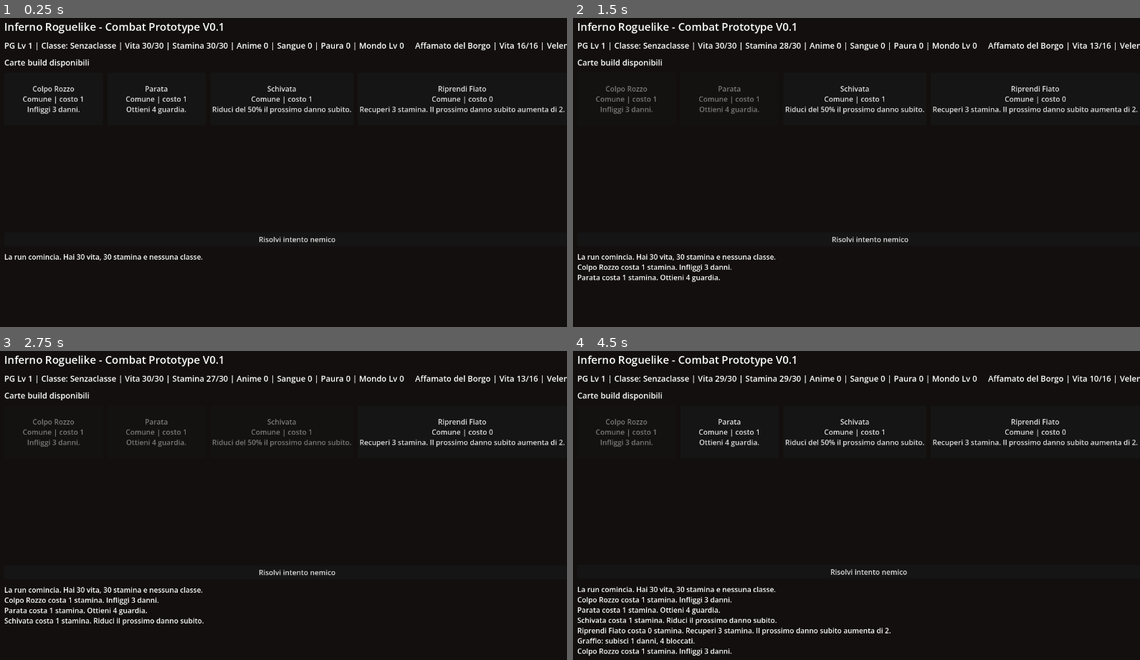
Above: before the commit, frames 1-4 (two rows, left to right).
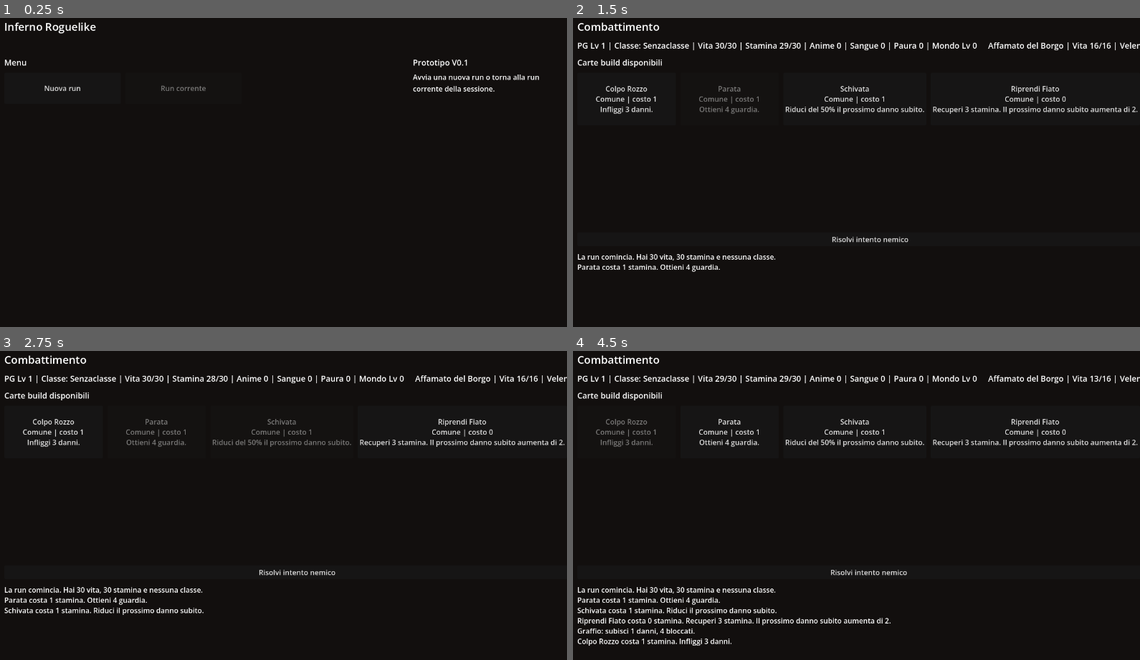
Above: after the commit, the same moments.

Repository: Chivas1504/Gioco
Game: Godot game, scene res://scenes/main.tscn
Same seed, same stepped clock (60 frames per second), same inputs: the game is played once before the commit and once after it.
Inputs (mouse positions are in pixels of both pictures, inside the frame that each line leads up to):
- Up to frame 1 (0.25 s): no input
- Up to frame 2 (1.5 s): click (624, 98) at 0.5 s, where only the run before the commit has a clickable "Colpo Rozzo Comune | costo 1 …"; click "Parata Comune | costo 1 Ottie…" at 1.25 s
- Up to frame 3 (2.75 s): click "Schivata Comune | costo 1 Rid…" at 2 s
- Up to frame 4 (4.5 s): click "Riprendi Fiato Comune | costo…" at 2.75 s; click "Risolvi intento nemico" at 3.5 s; click "Colpo Rozzo Comune | costo 1 …" at 4.25 s

The runs differ from the first frame. In frame 1, 3.7% of the frame differs, in the area x 0-100%, y 1-79%; in frame 2, 1.3%; in frame 3, 1.8%; in frame 4, 3.4%.

Commit message:
Add start menu and safe area flow

Diff:
--- a/scripts/main.gd
+++ b/scripts/main.gd
@@ -1,17 +1,8 @@
 extends Control
 
-var run_state = RunState.new()
-var combat_state = CombatState.new()
-var log_lines: Array = []
-
-var player_label: Label
-var enemy_label: Label
-var intent_label: Label
-var log_label: RichTextLabel
-var card_grid: GridContainer
-var safe_panel: VBoxContainer
-var end_intent_button: Button
-var defeat_snapshot_saved = false
+const SCREEN_MENU = "menu"
+const SCREEN_COMBAT = "combat"
+const SCREEN_SAFE = "safe"
 
 const REWARD_POOL = [
 	"warrior_clean_slash",
@@ -20,11 +11,26 @@
 	"vampire_crimson_bite",
 ]
 
+var run_state = RunState.new()
+var combat_state = CombatState.new()
+var log_lines: Array = []
+var screen_mode = SCREEN_MENU
+var has_current_run = false
+
+var screen_title: Label
+var player_label: Label
+var enemy_label: Label
+var intent_label: Label
+var log_label: RichTextLabel
+var cards_title: Label
+var card_grid: GridContainer
+var safe_panel: VBoxContainer
+var end_intent_button: Button
+var defeat_snapshot_saved = false
+
 func _ready() -> void:
-	run_state.start_new_run()
-	_start_new_combat()
 	_build_ui()
-	_push_log("La run comincia. Hai 30 vita, 30 stamina e nessuna classe.")
+	_show_start_menu()
 	_refresh_ui()
 
 
@@ -43,10 +49,10 @@
 	root.offset_bottom = -20
 	add_child(root)
 
-	var title = Label.new()
-	title.text = "Inferno Roguelike - Combat Prototype V0.1"
-	title.add_theme_font_size_override("font_size", 24)
-	root.add_child(title)
+	screen_title = Label.new()
+	screen_title.text = "Inferno Roguelike - Combat Prototype V0.1"
+	screen_title.add_theme_font_size_override("font_size", 24)
+	root.add_child(screen_title)
 
 	var status_row = HBoxContainer.new()
 	status_row.add_theme_constant_override("separation", 24)
@@ -74,7 +80,7 @@
 	left_column.add_theme_constant_override("separation", 10)
 	content_row.add_child(left_column)
 
-	var cards_title = Label.new()
+	cards_title = Label.new()
 	cards_title.text = "Carte build disponibili"
 	cards_title.add_theme_font_size_override("font_size", 18)
 	left_column.add_child(cards_title)
@@ -104,6 +110,30 @@
 	root.add_child(log_label)
 
 
+func _show_start_menu() -> void:
+	screen_mode = SCREEN_MENU
+
+
+func _start_new_run_from_menu() -> void:
+	run_state.start_new_run(true)
+	has_current_run = true
+	log_lines = []
+	_push_log("La run comincia. Hai 30 vita, 30 stamina e nessuna classe.")
+	_start_new_combat()
+	screen_mode = SCREEN_COMBAT
+	_refresh_ui()
+
+
+func _resume_current_run() -> void:
+	if not has_current_run:
+		return
+	if combat_state.ended and combat_state.victory:
+		screen_mode = SCREEN_SAFE
+	else:
+		screen_mode = SCREEN_COMBAT
+	_refresh_ui()
+
+
 func _start_new_combat(ignore_forced_shadow: bool = false) -> void:
 	defeat_snapshot_saved = false
 	if run_state.can_start_forced_shadow_encounter() and not ignore_forced_shadow:
@@ -111,6 +141,7 @@
 		return
 	var enemy = GameDatabase.make_affamato_del_borgo(run_state.get_world_level())
 	combat_state.start_combat(run_state, enemy)
+	screen_mode = SCREEN_COMBAT
 
 
 func _start_shadow_combat(second_encounter: bool) -> void:
@@ -121,9 +152,15 @@
 		_push_log("La tua Ombra ritorna. Questa volta non puoi fuggire.")
 	else:
 		_push_log("La tua Ombra ti aspetta con le anime perdute.")
+	screen_mode = SCREEN_COMBAT
 
 
 func _refresh_ui() -> void:
+	if screen_mode == SCREEN_MENU:
+		_render_start_menu()
+		log_label.text = "\n".join(log_lines)
+		return
+
 	player_label.text = "PG Lv %d | Classe: %s | Vita %d/%d | Stamina %d/%d | Anime %d | Sangue %d | Paura %d | Mondo Lv %d" % [
 		run_state.player_level,
 		GameDatabase.get_class_name(run_state.active_class),
@@ -151,9 +188,68 @@
 	else:
 		intent_label.text = "Intento: -"
 
-	_render_cards()
+	if screen_mode == SCREEN_SAFE:
+		screen_title.text = "Falò / Shop"
+		cards_title.text = "Run corrente"
+		end_intent_button.visible = false
+		_render_safe_summary()
+	else:
+		screen_title.text = "Combattimento"
+		cards_title.text = "Carte build disponibili"
+		end_intent_button.visible = true
+		_render_cards()
 	_render_safe_panel()
 	log_label.text = "\n".join(log_lines)
+
+
+func _render_start_menu() -> void:
+	screen_title.text = "Inferno Roguelike"
+	player_label.text = ""
+	enemy_label.text = ""
+	intent_label.text = ""
+	cards_title.text = "Menu"
+	end_intent_button.visible = false
+	_render_menu_buttons()
+	_render_menu_panel()
+
+
+func _render_menu_buttons() -> void:
+	for child in card_grid.get_children():
+		child.queue_free()
+
+	var new_run_button = Button.new()
+	new_run_button.custom_minimum_size = Vector2(260, 70)
+	new_run_button.text = "Nuova run"
+	new_run_button.pressed.connect(_start_new_run_from_menu)
+	card_grid.add_child(new_run_button)
+
+	var continue_button = Button.new()
+	continue_button.custom_minimum_size = Vector2(260, 70)
+	continue_button.text = "Run corrente"
+	continue_button.disabled = not has_current_run
+	continue_button.pressed.connect(_resume_current_run)
+	card_grid.add_child(continue_button)
+
+
+func _render_menu_panel() -> void:
+	for child in safe_panel.get_children():
+		child.queue_free()
+
+	var title = Label.new()
+	title.text = "Prototipo V0.1"
+	title.add_theme_font_size_override("font_size", 18)
+	safe_panel.add_child(title)
+
+	var description = Label.new()
+	description.text = "Avvia una nuova run o torna alla run corrente della sessione."
+	description.autowrap_mode = TextServer.AUTOWRAP_WORD_SMART
+	safe_panel.add_child(description)
+
+	if run_state.has_shadow():
+		var shadow = Label.new()
+		shadow.text = "Ombra presente: %d anime perdute." % int(run_state.shadow_memory.get("lost_souls", 0))
+		shadow.autowrap_mode = TextServer.AUTOWRAP_WORD_SMART
+		safe_panel.add_child(shadow)
 
 
 func _render_cards() -> void:
@@ -179,18 +275,48 @@
 		card_grid.add_child(button)
 
 
+func _render_safe_summary() -> void:
+	for child in card_grid.get_children():
+		child.queue_free()
+
+	var summary = Label.new()
+	summary.autowrap_mode = TextServer.AUTOWRAP_WORD_SMART
+	summary.text = "Riposa, spendi anime, scegli una carta o prosegui verso il prossimo combattimento."
+	card_grid.add_child(summary)
+
+	var stats = Label.new()
+	stats.autowrap_mode = TextServer.AUTOWRAP_WORD_SMART
+	stats.text = "Collezione: %d/%d | Loadout: %d/%d | Potenziamenti Ombra: %d" % [
+		run_state.collection.size(),
+		CardRules.COLLECTION_MAX,
+		run_state.loadout.size(),
+		CardRules.LOADOUT_MAX,
+		run_state.special_upgrades.size(),
+	]
+	card_grid.add_child(stats)
+
+	for upgrade_id in run_state.special_upgrades:
+		var upgrade = Label.new()
+		upgrade.text = GameDatabase.get_shadow_upgrade_name(upgrade_id)
+		card_grid.add_child(upgrade)
+
+
 func _render_safe_panel() -> void:
 	for child in safe_panel.get_children():
 		child.queue_free()
 
 	var title = Label.new()
-	title.text = "Falò / Shop di test"
+	title.text = "Falò / Shop di test" if screen_mode == SCREEN_SAFE else "Azioni"
 	title.add_theme_font_size_override("font_size", 18)
 	safe_panel.add_child(title)
 
+	if screen_mode == SCREEN_SAFE:
+		_render_shop_controls()
+		return
+
 	if not combat_state.ended:
 		var hint = Label.new()
-		hint.text = "Disponibile dopo la vittoria."
+		hint.text = "Il Falò/Shop si apre dopo la vittoria."
 		hint.autowrap_mode = TextServer.AUTOWRAP_WORD_SMART
 		safe_panel.add_child(hint)
 		if bool(combat_state.enemy.get("is_shadow", false)):
@@ -220,6 +346,14 @@
 		safe_panel.add_child(restart_button)
 		return
 
+	if combat_state.victory:
+		var enter_shop_button = Button.new()
+		enter_shop_button.text = "Vai al Falò / Shop"
+		enter_shop_button.pressed.connect(_enter_safe_area)
+		safe_panel.add_child(enter_shop_button)
+
+
+func _render_shop_controls() -> void:
 	if not combat_state.rewards_claimed:
 		var claim_button = Button.new()
 		claim_button.text = "Raccogli anime"
@@ -269,9 +403,14 @@
 
 	var next_button = Button.new()
 	next_button.text = "Nuovo combattimento"
-	next_button.disabled = run_state.can_start_forced_shadow_encounter()
+	next_button.disabled = run_state.can_start_forced_shadow_encounter() or not combat_state.rewards_claimed
 	next_button.pressed.connect(_on_new_combat_pressed)
 	safe_panel.add_child(next_button)
+
+	var menu_button = Button.new()
+	menu_button.text = "Torna al menu"
+	menu_button.pressed.connect(_on_menu_pressed)
+	safe_panel.add_child(menu_button)
 
 
 func _on_card_pressed(card_id: String) -> void:
@@ -279,6 +418,7 @@
 	_push_log(result.get("message", ""))
 	if combat_state.ended and combat_state.victory:
 		_push_log("Il nemico cade. Le carte torneranno disponibili nel prossimo combattimento.")
+		_enter_safe_area()
 	elif combat_state.ended:
 		_save_shadow_after_defeat()
 		_push_log("La run finisce qui.")
@@ -290,6 +430,7 @@
 	_push_log(result.get("message", ""))
 	if combat_state.ended and combat_state.victory:
 		_push_log("Il nemico cade.")
+		_enter_safe_area()
 	elif combat_state.ended:
 		_save_shadow_after_defeat()
 		_push_log("La run finisce qui.")
@@ -345,10 +486,20 @@
 
 func _on_restart_run_pressed() -> void:
 	run_state.start_new_run(true)
+	has_current_run = true
 	defeat_snapshot_saved = false
 	_start_new_combat()
 	_push_log("Nuova run. Da qualche parte, l'Ombra custodisce cio che hai perso.")
 	_refresh_ui()
+
+
+func _on_menu_pressed() -> void:
+	_show_start_menu()
+	_refresh_ui()
+
+
+func _enter_safe_area() -> void:
+	screen_mode = SCREEN_SAFE
 
 
 func _save_shadow_after_defeat() -> void:
Not shown, changed: README.md
